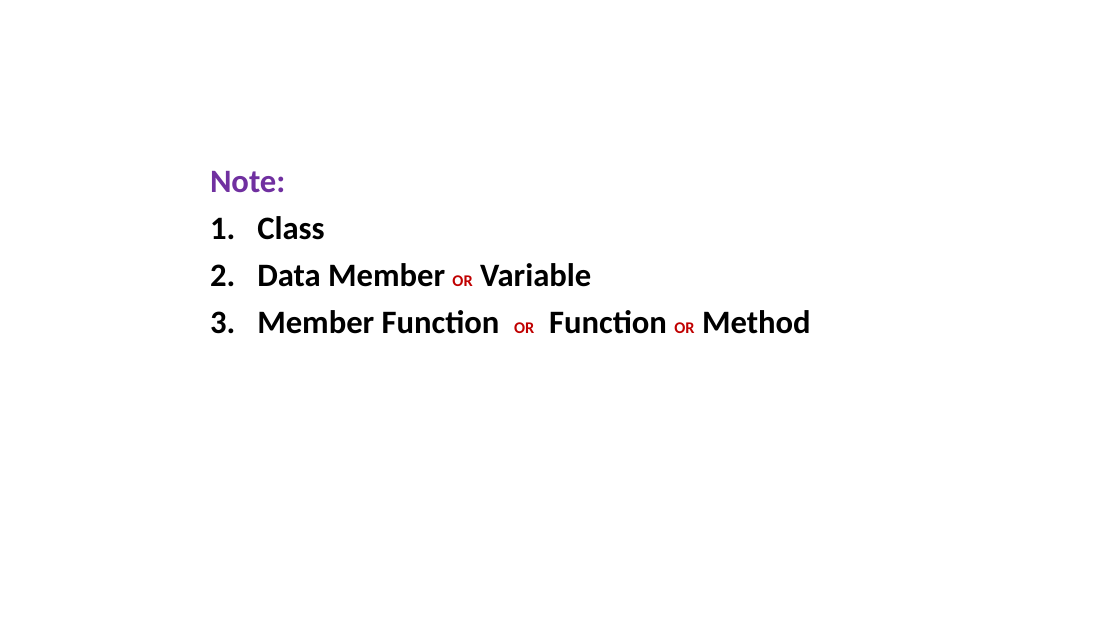
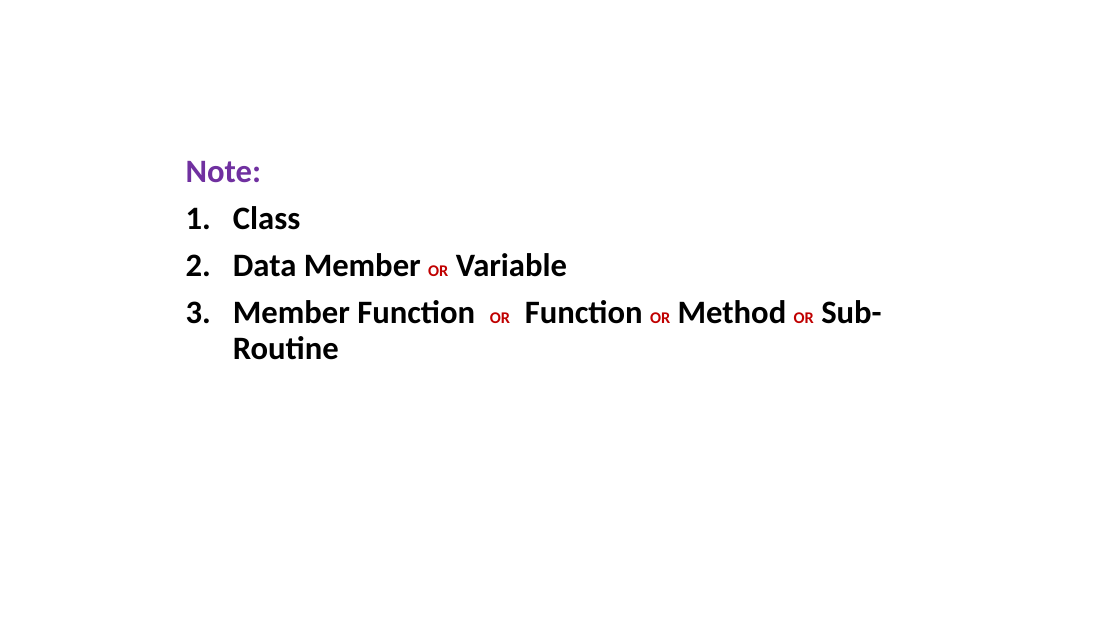
Before and after one commit to PRAMOD-VISHNU-NAIK/MCA-2nd-Sem-Shridevi-College, a slide deck: slide 48 of Theory Class-Notes/Java MCA-2.pptx. Drawn at 1120x630 pixels with LibreOffice and Linux fonts; fonts in the diff are those of the drawing. Boxes give left, top, right and bottom in pixels: in the first picture for what was removed or moved away, otherwise in the second. Text is boxed around its words. In the diff, an @@ line names an element or a change of style, - is before the commit and + after.

```diff
--- a/Theory Class-Notes/Java MCA-2.pptx
+++ b/Theory Class-Notes/Java MCA-2.pptx
@@ text "Note:": place and size @@
-text "Note:" at (210, 171, 811, 334)
+text "Note:" at (186, 161, 881, 360)
@@ text at (233, 300, 881, 360): text changed @@
-3. Member Function OR Function OR Method
+3. Member Function OR Function OR Method OR Sub-Routine
```
Also in this commit, not shown: 5 other slides changed, 23 slides added, 4 other files.
